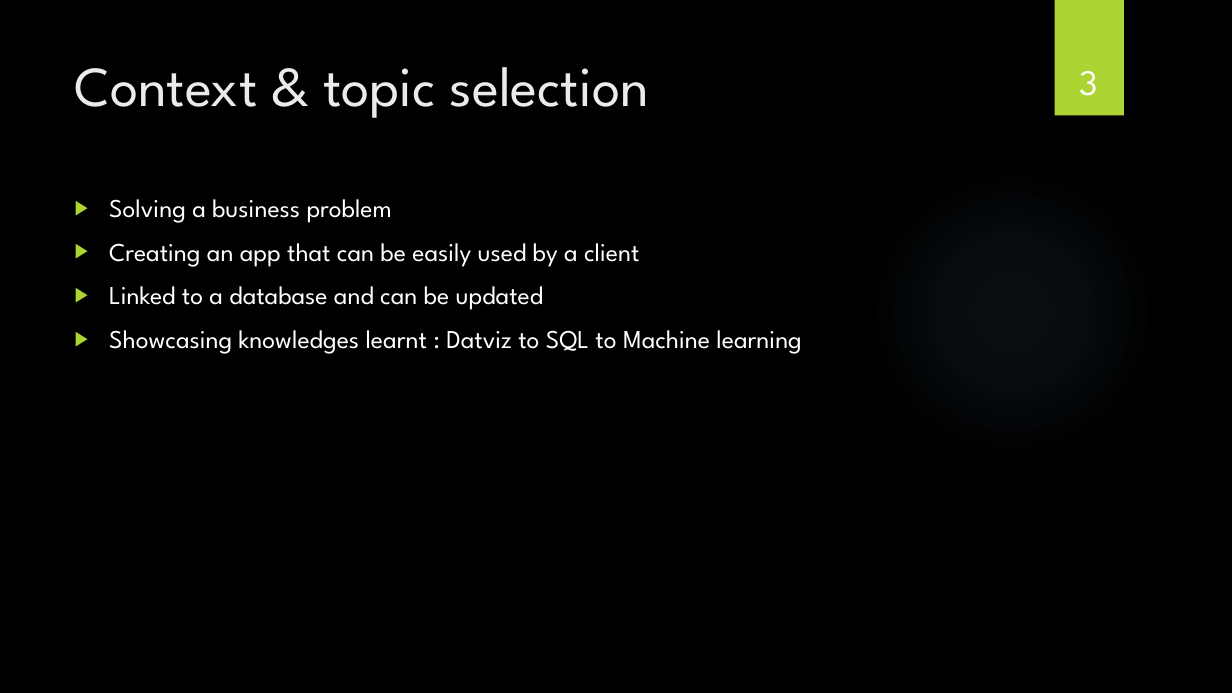
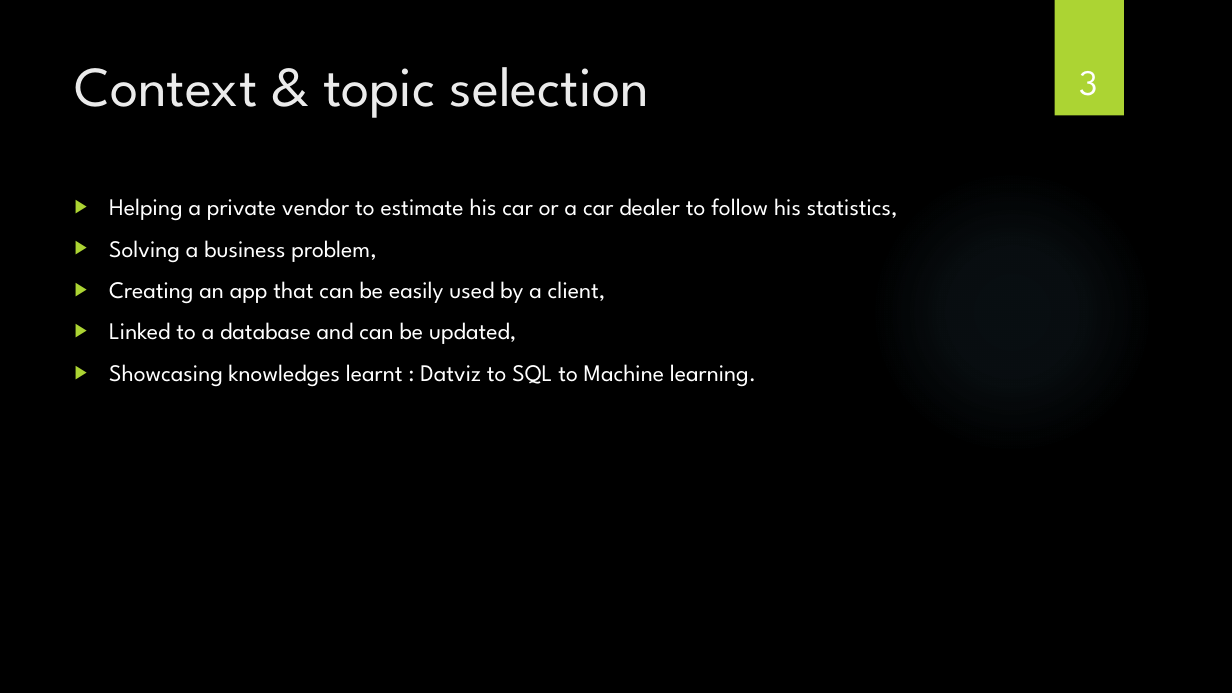
Before and after one commit to JeremDasilva/Project-Final, a slide deck: slide 3 of Car sales analysis and prediction.pptx. Drawn at 1232x693 pixels with LibreOffice and Linux fonts; fonts in the diff are those of the drawing; background and template pictures are left out. Boxes give left, top, right and bottom in pixels: in the first picture for what was removed or moved away, otherwise in the second. Text is boxed around its words. In the diff, an @@ line names an element or a change of style, - is before the commit and + after.

```diff
--- a/Car sales analysis and prediction.pptx
+++ b/Car sales analysis and prediction.pptx
@@ text at bbox=[109, 198, 898, 387]: text changed; size 20 to 18.5 pt @@
-▶ Solving a business problem
-▶ Creating an app that can be easily used by a client
-▶ Linked to a database and can be updated
-▶ Showcasing knowledges learnt : Datviz to SQL to Machine learning
+▶ Helping a private vendor to estimate his car or a car dealer to follow his statistics,
+▶ Solving a business problem,
+▶ Creating an app that can be easily used by a client,
+▶ Linked to a database and can be updated,
+▶ Showcasing knowledges learnt : Datviz to SQL to Machine learning.
```
Also in this commit, not shown: 3 other slides changed, 1 other file.
